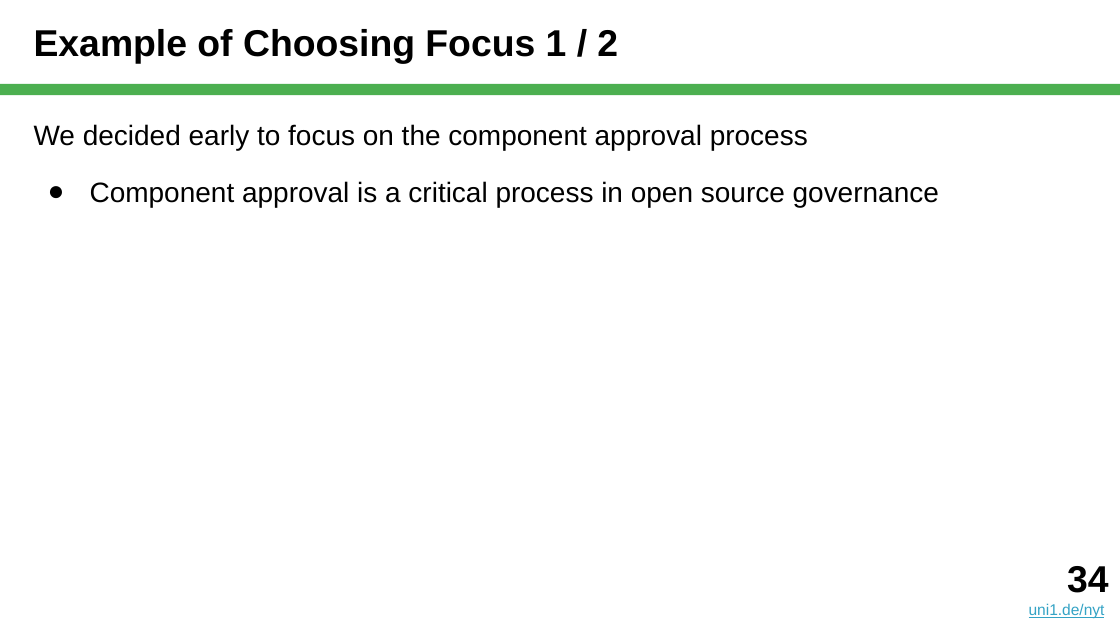
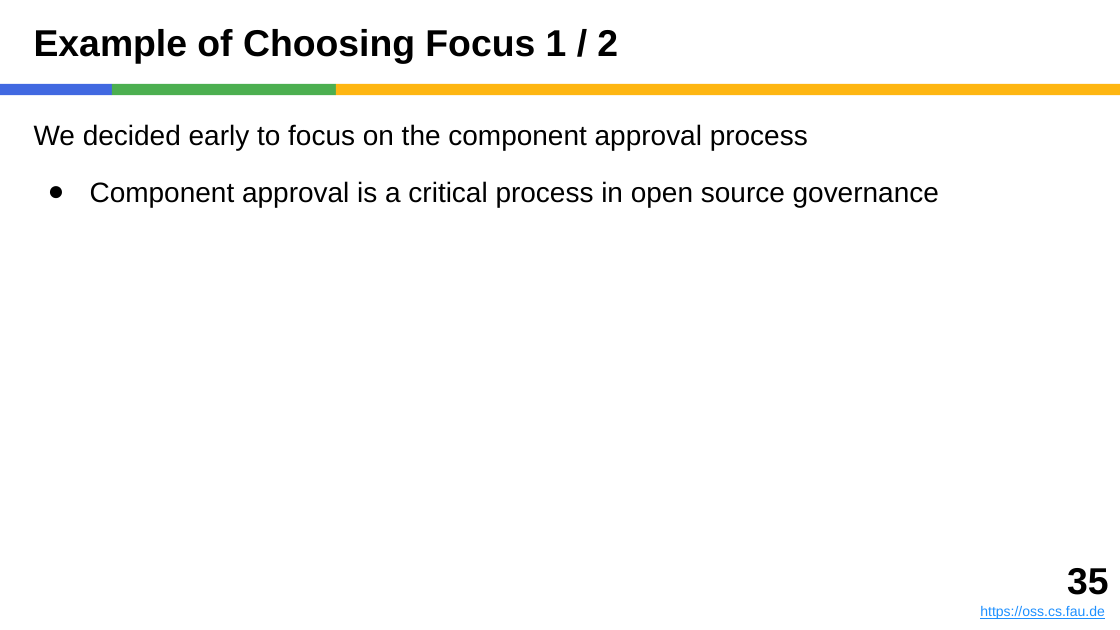
Before and after one commit to dirkriehle/nyt-course, a slide deck: slide 35 of Lecture slides/NYT C04 - Action Research.pptx (slide 34 before the commit). Drawn at 1120x630 pixels with LibreOffice and Linux fonts; fonts in the diff are those of the drawing. Boxes give left, top, right and bottom in pixels: in the first picture for what was removed or moved away, otherwise in the second. Text is boxed around its words. In the diff, an @@ line names an element or a change of style, - is before the commit and + after.

```diff
--- a/Lecture slides/NYT C04 - Action Research.pptx
+++ b/Lecture slides/NYT C04 - Action Research.pptx
@@ rectangle added at (x1=0, y1=84, x2=112, y2=95), fill #4169E1 @@
@@ rectangle added at (x1=112, y1=84, x2=336, y2=95), fill #4CAF50 @@
@@ rectangle resized from (x1=0, y1=84, x2=1120, y2=95) to (x1=336, y1=84, x2=1120, y2=95) @@
@@ rectangle at (x1=336, y1=84, x2=1120, y2=95): fill #4CAF50 to #FEB612 @@
@@ text added at (x1=980, y1=568, x2=1108, y2=619), 9 pt, text #1E90FF, underline @@
+35
+https://oss.cs.fau.de
@@ text removed at (x1=1029, y1=566, x2=1108, y2=619) @@
-34
-uni1.de/nyt
```
Also in this commit, not shown: 52 other slides changed, 1 slide added, 2 other files.
